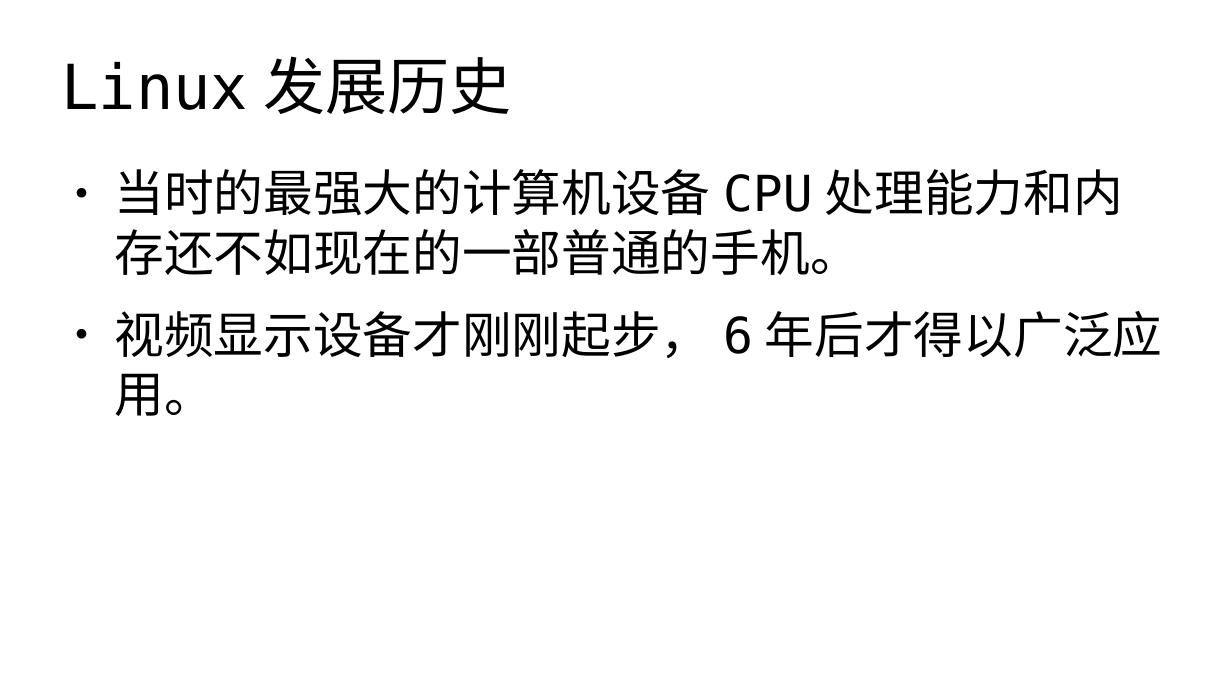
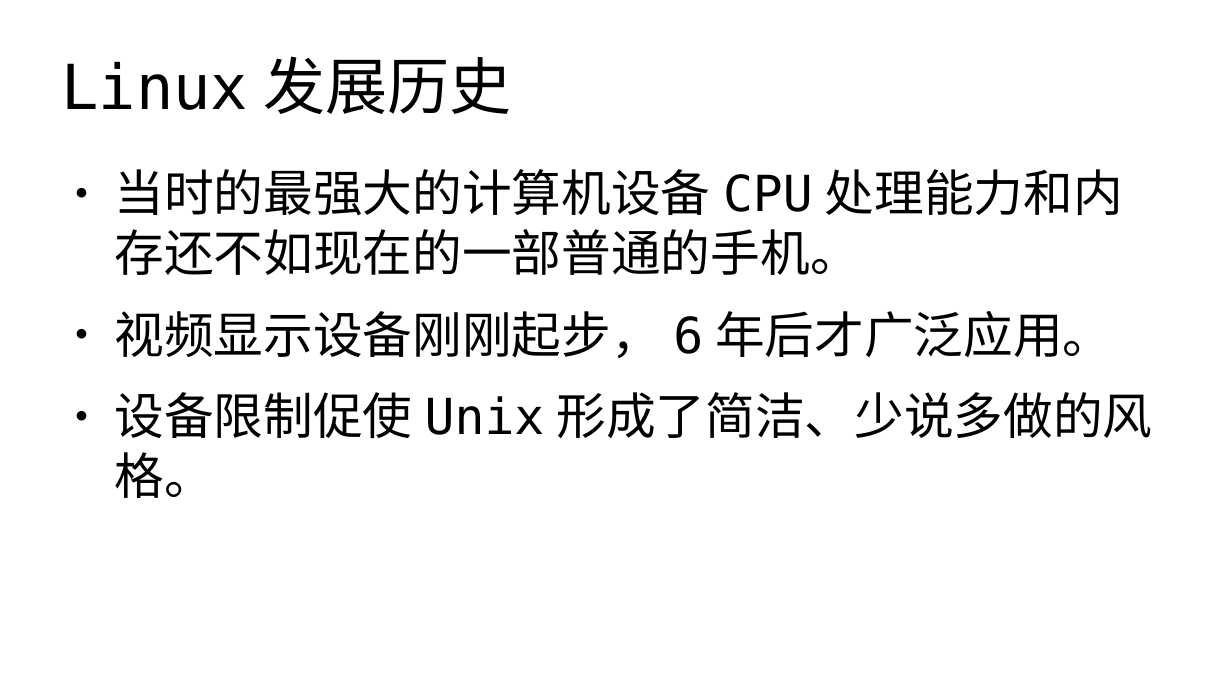
Before and after one commit to master-genius/linux-system, a slide deck: slide 6 of ch01/ch01-Linux历史.odp. Drawn at 1232x693 pixels with LibreOffice and Linux fonts; fonts in the diff are those of the drawing. Boxes give left, top, right and bottom in pixels: in the first picture for what was removed or moved away, otherwise in the second. Text is boxed around its words. In the diff, an @@ line names an element or a change of style, - is before the commit and + after.

```diff
--- a/ch01/ch01-Linux历史.odp
+++ b/ch01/ch01-Linux历史.odp
@@ text at box(114, 311, 1152, 498): text changed @@
-● 视频显示设备才刚刚起步，6年后才得以广泛应用。
+● 视频显示设备刚刚起步，6年后才广泛应用。
+● 设备限制促使Unix形成了简洁、少说多做的风格。
```
Also in this commit, not shown: 2 other files.
